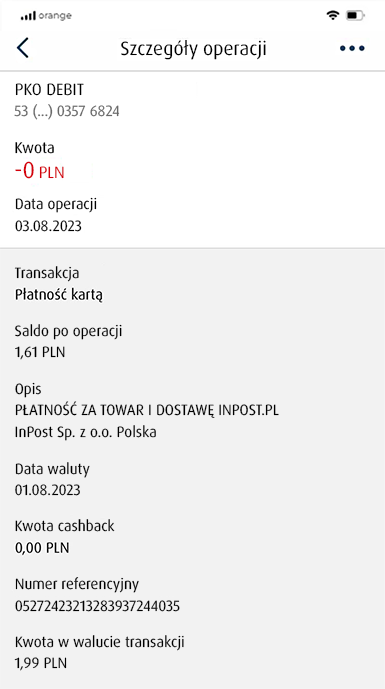
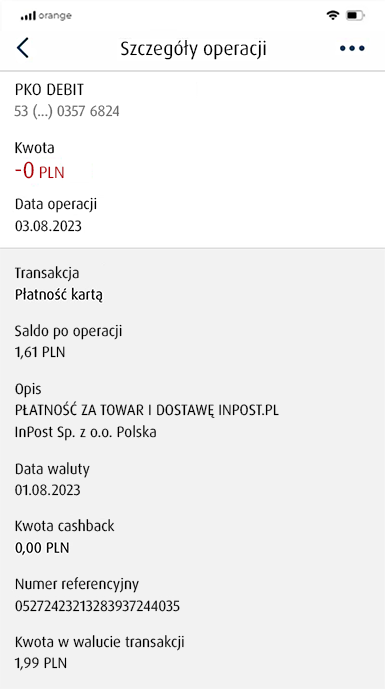
The second 385px x 689px image is a revision of the first. Changes to its layers:
painted on "PLN" over (40, 166, 64, 178)
painted on "summa_1" over (15, 161, 34, 179)
